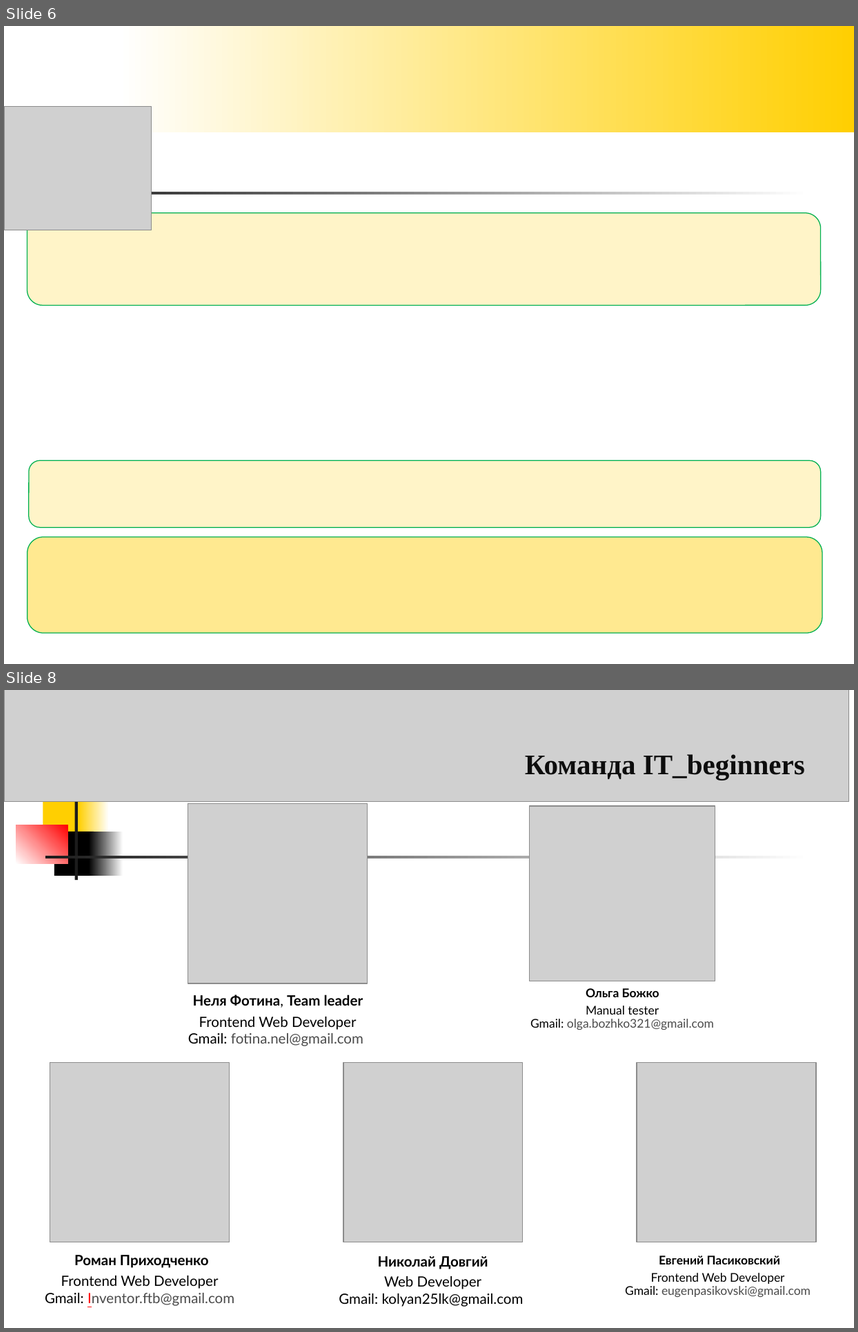
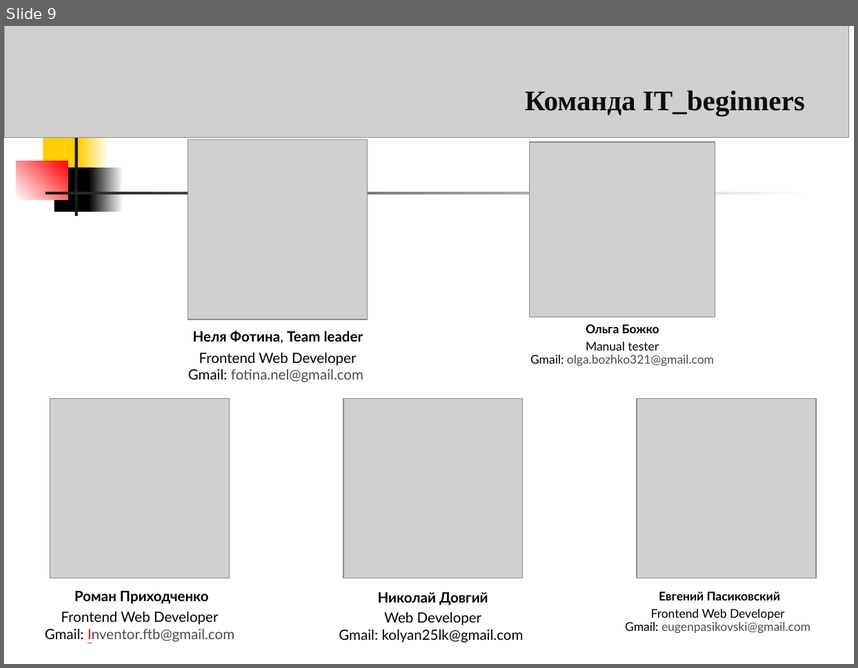
Before and after one commit to NellFotina/NellFotina.github.io, a slide deck: ITBeginners.ppt. Shown one above the other, each under a label of ours: slides 6 and 8 before the commit, slide 9 after it; the slides between them are not shown. The pictures are 858x1332 and 858x668 pixels, drawn with LibreOffice and Linux fonts; fonts in the diff are those of the drawing; grey boxes stand for pictures. Boxes give left, top, right and bottom in pixels: in the first picture for what was removed or moved away, otherwise in the second. Text is boxed around its words. In the diff, an @@ line names an element or a change of style, - is before the commit and + after.

```diff
--- a/ITBeginners.ppt
+++ b/ITBeginners.ppt
@@ slide 6 removed at bbox=[4, 26, 854, 664], background #FFFFFF; not listed: 1 template element that a slide beside it also shows @@
@@ rectangle removed at bbox=[117, 26, 854, 132] @@
@@ picture removed at bbox=[4, 106, 151, 230] @@
@@ rounded rectangle removed at bbox=[27, 213, 821, 305] @@
@@ rounded rectangle removed at bbox=[29, 461, 821, 528] @@
@@ rounded rectangle removed at bbox=[27, 537, 822, 633] @@
@@ what was slide 8 is now slide 9 @@
```
Also in this commit, not shown: 1 slide changed, 3 slides added, 1 other slide removed, 3 other files.
